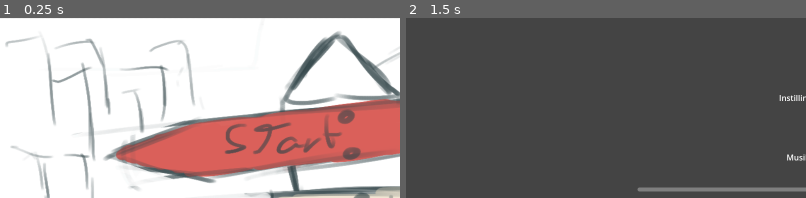
Above: before the commit, frames 1-2 (left to right).
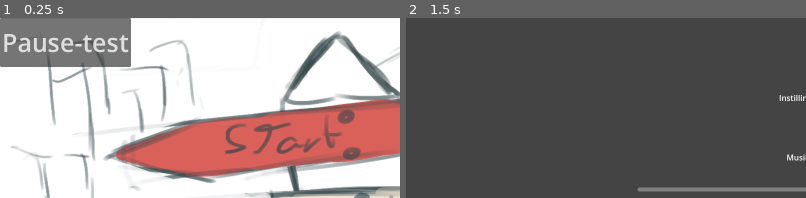
Above: after the commit, the same moments.

Repository: FunkWeb/spill6
Game: Godot game, scene res://menu.tscn
The game is run twice, just before and just after one commit, with the same random seed, the same clock (stepped at 60 frames per second) and the same inputs.
Inputs (mouse positions are % of the whole screen's width and height, from its top left):
- Up to frame 1 (0.25 s): no input
- Up to frame 2 (1.5 s): click (55, 55) at 0.5 s; click (8, 7) at 1.25 s, where only the run after the commit has a clickable "Pause-test"
The pictures show only the part of the screen within x 0-50%, y 0-50%; the shares and areas given below are measured in that part.

The runs differ from the first frame. In frame 1, 8.8% of the frame differs, in the area x 0-33%, y 0-28%; in frame 2, nothing differs.

Commit message:
Pausemeny
Enkel pausemeny med knapper for fortsett, innstillinger og hovedmeny.
Lagde en midlertidig knapp i hovedmenyen for å teste åpning av pausemenyen.

Diff:
--- a/menu.gd
+++ b/menu.gd
@@ -21,3 +21,7 @@
 func _on_quit_button_pressed():
 	print('quit button pressed')
 	get_tree().quit()
+
+func _on_pause_button_pressed():
+	var pause = preload("res://pause.tscn").instantiate()
+	add_child(pause)
--- a/menu.tscn
+++ b/menu.tscn
@@ -39,6 +39,13 @@
 rotation = -0.183988
 action_mode = 0
 
+[node name="PauseButton" type="Button" parent="."]
+offset_right = 262.0
+offset_bottom = 98.0
+theme_override_font_sizes/font_size = 50
+text = "Pause-test"
+
 [connection signal="pressed" from="StartButton" to="." method="_on_start_button_pressed"]
 [connection signal="pressed" from="SettingsButton" to="." method="_on_settings_button_pressed"]
 [connection signal="pressed" from="QuitButton" to="." method="_on_quit_button_pressed"]
+[connection signal="pressed" from="PauseButton" to="." method="_on_pause_button_pressed"]
--- /dev/null
+++ b/pause.gd
@@ -0,0 +1,14 @@
+extends Node
+
+func _ready():
+	pass
+
+func _on_resume_button_pressed():
+	$".".queue_free()
+
+func _on_settings_button_pressed():
+	var settings = preload("res://settings.tscn").instantiate()
+	add_child(settings)
+
+func _on_quit_button_pressed():
+	get_tree().change_scene_to_file("res://menu.tscn")
--- /dev/null
+++ b/pause.tscn
@@ -0,0 +1,41 @@
+[gd_scene load_steps=3 format=3 uid="uid://84a0wyqd3bgc"]
+
+[ext_resource type="Texture2D" uid="uid://d0av0vn5kvkkg" path="res://art_assets/PauseMenySkisse.png" id="1_e6muk"]
+[ext_resource type="Script" path="res://pause.gd" id="1_mgs6f"]
+
+[node name="Pause" type="Node"]
+script = ExtResource("1_mgs6f")
+
+[node name="Background" type="TextureRect" parent="."]
+offset_right = 1600.0
+offset_bottom = 720.0
+texture = ExtResource("1_e6muk")
+expand_mode = 2
+
+[node name="ResumeButton" type="Button" parent="."]
+self_modulate = Color(1, 1, 1, 0)
+offset_left = 142.0
+offset_top = 88.0
+offset_right = 611.0
+offset_bottom = 201.0
+rotation = -0.0207265
+
+[node name="SettingsButton" type="Button" parent="."]
+self_modulate = Color(1, 1, 1, 0)
+offset_left = 165.0
+offset_top = 271.0
+offset_right = 612.0
+offset_bottom = 379.0
+rotation = 0.0587404
+
+[node name="QuitButton" type="Button" parent="."]
+self_modulate = Color(1, 1, 1, 0)
+offset_left = 168.0
+offset_top = 496.0
+offset_right = 605.0
+offset_bottom = 606.0
+rotation = -0.0584783
+
+[connection signal="pressed" from="ResumeButton" to="." method="_on_resume_button_pressed"]
+[connection signal="pressed" from="SettingsButton" to="." method="_on_settings_button_pressed"]
+[connection signal="pressed" from="QuitButton" to="." method="_on_quit_button_pressed"]
Binary file added: art_assets/PauseMenySkisse.png
Not shown, added: art_assets/PauseMenySkisse.png.import
